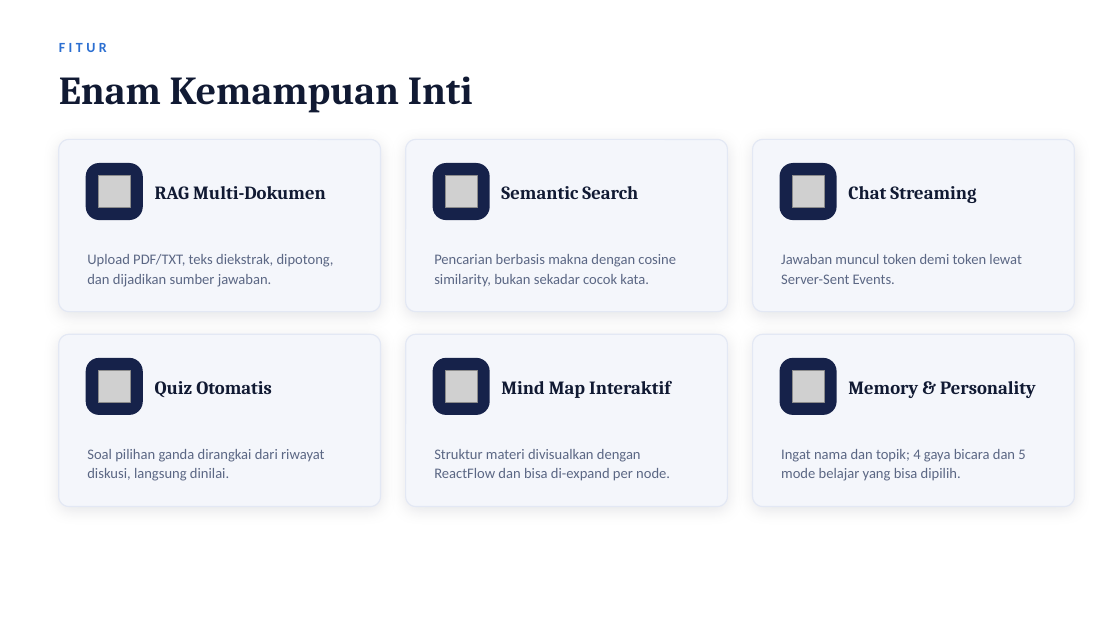
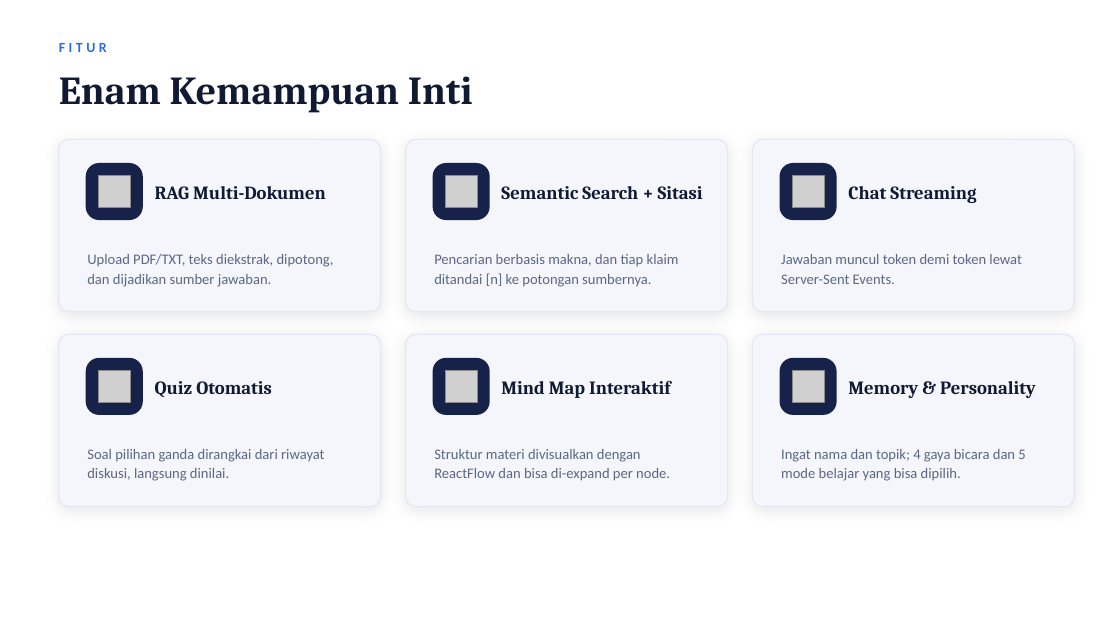
Before and after one commit to loxleyftsck/SCHOLARBOT-AI, a slide deck: slide 5 of ScholarBot_AI_Portfolio.pptx. Drawn at 1120x630 pixels with LibreOffice and Linux fonts; fonts in the diff are those of the drawing; grey boxes stand for pictures. Boxes give left, top, right and bottom in pixels: in the first picture for what was removed or moved away, otherwise in the second. Text is boxed around its words. In the diff, an @@ line names an element or a change of style, - is before the commit and + after.

```diff
--- a/ScholarBot_AI_Portfolio.pptx
+++ b/ScholarBot_AI_Portfolio.pptx
@@ text at box(501, 186, 703, 199): text changed @@
-Semantic Search
+Semantic Search + Sitasi
@@ text at box(434, 254, 679, 287): text changed @@
-Pencarian berbasis makna dengan cosine similarity, bukan sekadar cocok kata.
+Pencarian berbasis makna, dan tiap klaim ditandai [n] ke potongan sumbernya.
```
Also in this commit, not shown: 9 other slides changed, 6 other files.
